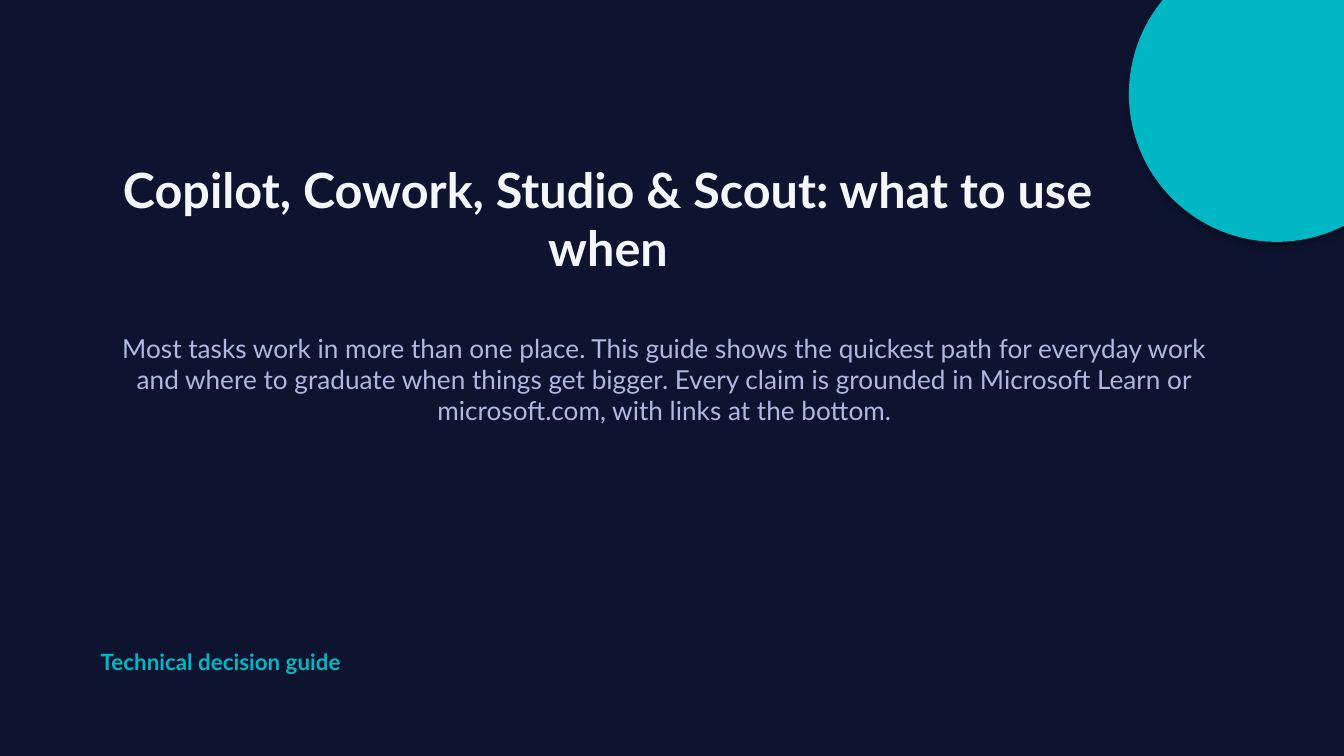
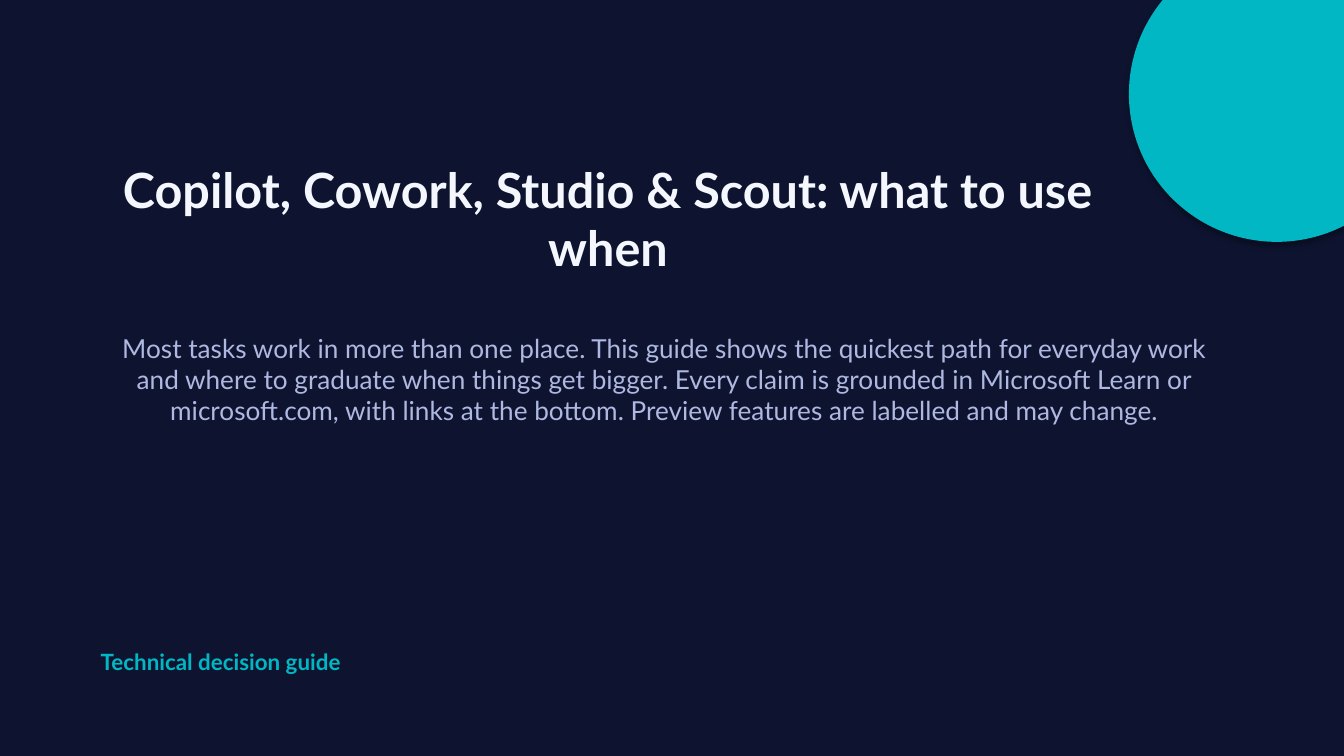
Before and after one commit to steffiyappy/copilot-what-to-use-when, a slide deck: slide 1 of slides/What to use when - Copilot, Cowork, Studio and Scout (Technical - full).pptx. Drawn at 1344x756 pixels with LibreOffice and Linux fonts; fonts in the diff are those of the drawing. Boxes give left, top, right and bottom in pixels: in the first picture for what was removed or moved away, otherwise in the second. Text is boxed around its words. In the diff, an @@ line names an element or a change of style, - is before the commit and + after.

```diff
--- a/slides/What to use when - Copilot, Cowork, Studio and Scout (Technical - full).pptx
+++ b/slides/What to use when - Copilot, Cowork, Studio and Scout (Technical - full).pptx
@@ subtitle at [122,338,1206,425]: text changed @@
-Most tasks work in more than one place. This guide shows the quickest path for everyday work and where to graduate when things get bigger. Every claim is grounded in Microsoft Learn or microsoft.com, with links at the bottom.
+Most tasks work in more than one place. This guide shows the quickest path for everyday work and where to graduate when things get bigger. Every claim is grounded in Microsoft Learn or microsoft.com, with links at the bottom. Preview features are labelled and may change.
```
Also in this commit, not shown: 4 other slides changed, 8 other files.
